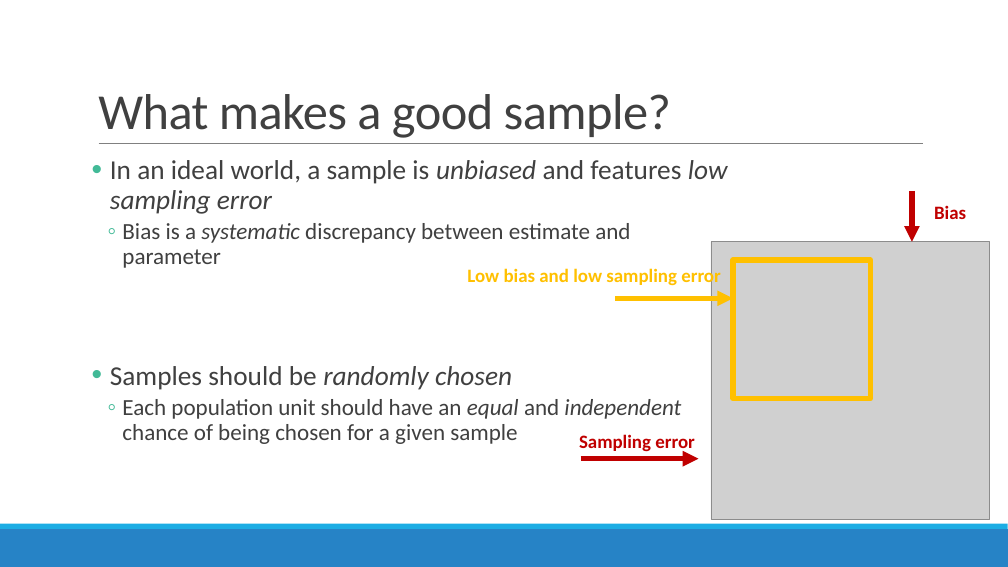
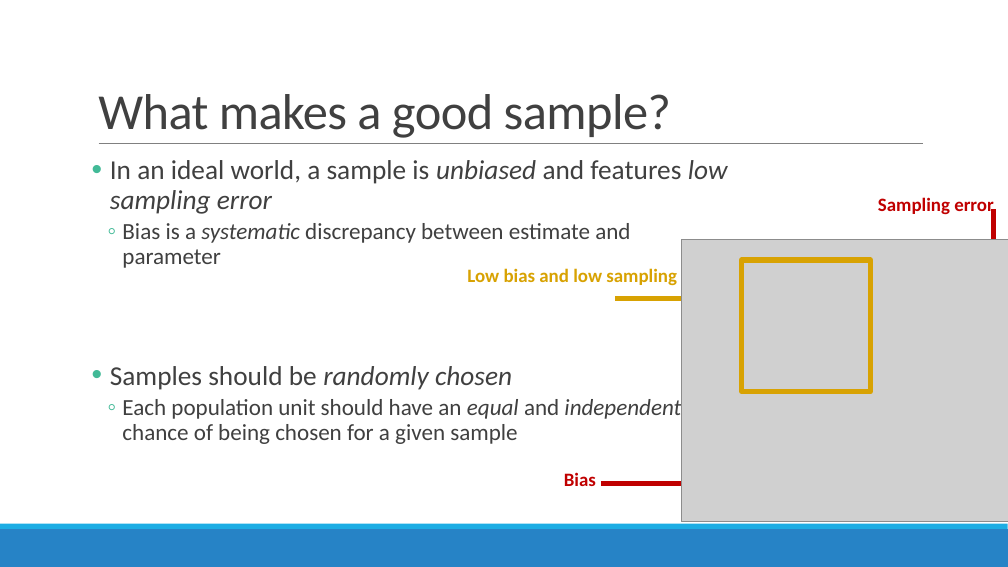
Before and after one commit to sjspielman/bio5312_fall2017, a slide deck: slide 8 of slides/intro.pptx. Drawn at 1008x567 pixels with LibreOffice and Linux fonts; fonts in the diff are those of the drawing; grey boxes stand for pictures. Boxes give left, top, right and bottom in pixels: in the first picture for what was removed or moved away, otherwise in the second. Text is boxed around its words. In the diff, an @@ line names an element or a change of style, - is before the commit and + after.

```diff
--- a/slides/intro.pptx
+++ b/slides/intro.pptx
@@ text "Sampling error": place and size @@
-text "Sampling error" at box(579, 434, 695, 454)
+text "Sampling error" at box(878, 197, 994, 217)
@@ arrow moved from (912, 191) - (912, 242) to (994, 209) - (994, 260) @@
@@ text "Low bias and low sampling ..." at box(467, 267, 721, 288): text colour #FFC000 to #D8A202 @@
@@ picture: place and size @@
-picture at box(711, 242, 989, 520)
+picture at box(681, 240, 1008, 522)
@@ rectangle: place and size @@
-rectangle at box(734, 260, 871, 399)
+rectangle at box(742, 260, 870, 392)
@@ rectangle at box(742, 260, 870, 392): outline #FFC000 5 pt to #D8A202 5 pt @@
@@ arrow (616, 299) - (734, 299): stroke #FFC000 5 pt to #D8A202 5 pt @@
@@ text "Bias": place and size @@
-text "Bias" at box(934, 205, 966, 219)
+text "Bias" at box(564, 472, 596, 486)
@@ arrow moved from (581, 459) - (699, 459) to (601, 484) - (719, 484) @@
```
Also in this commit, not shown: 1 other slide changed, 2 other files.
